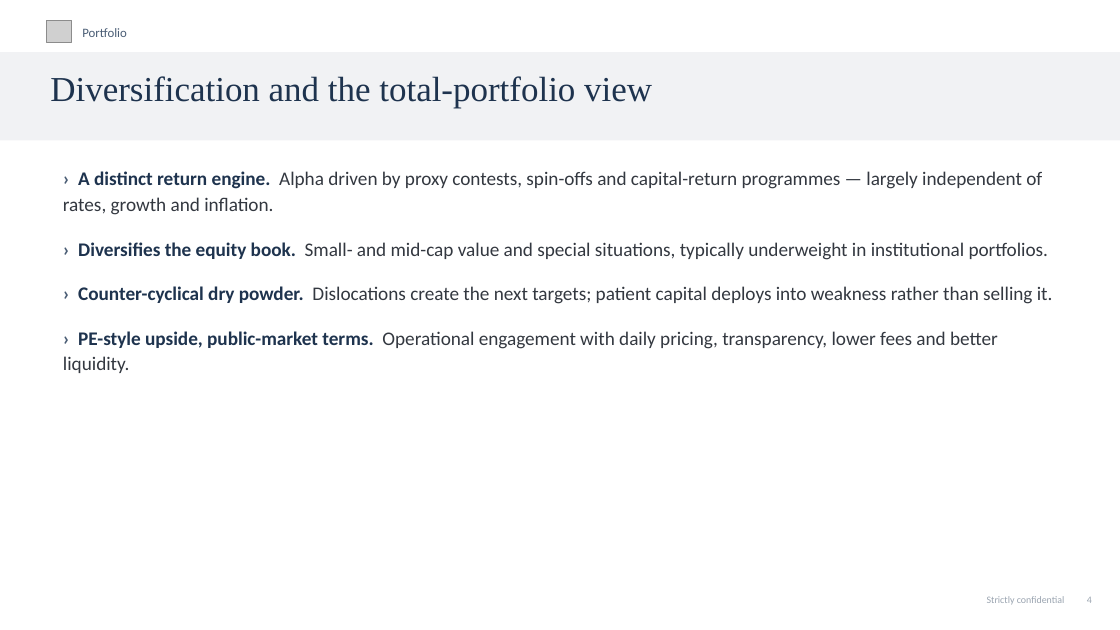
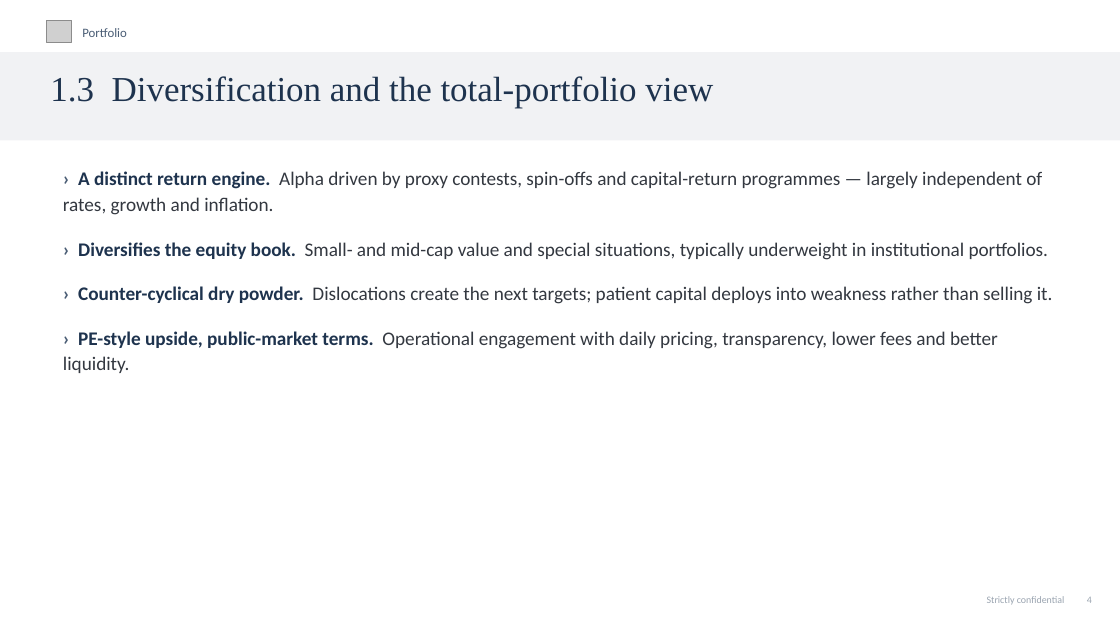
Before and after one commit to charette-lab/Claude, a slide deck: slide 6 of Athanase_Engaged_Ownership_Allocator_Deck.pptx. Drawn at 1120x630 pixels with LibreOffice and Linux fonts; fonts in the diff are those of the drawing; grey boxes stand for pictures. Boxes give left, top, right and bottom in pixels: in the first picture for what was removed or moved away, otherwise in the second. Text is boxed around its words. In the diff, an @@ line names an element or a change of style, - is before the commit and + after.

```diff
--- a/Athanase_Engaged_Ownership_Allocator_Deck.pptx
+++ b/Athanase_Engaged_Ownership_Allocator_Deck.pptx
@@ text at box(50, 76, 713, 108): text changed @@
-Diversification and the total-portfolio view
+1.3 Diversification and the total-portfolio view
```
Also in this commit, not shown: 21 other slides changed, 1 other file.
